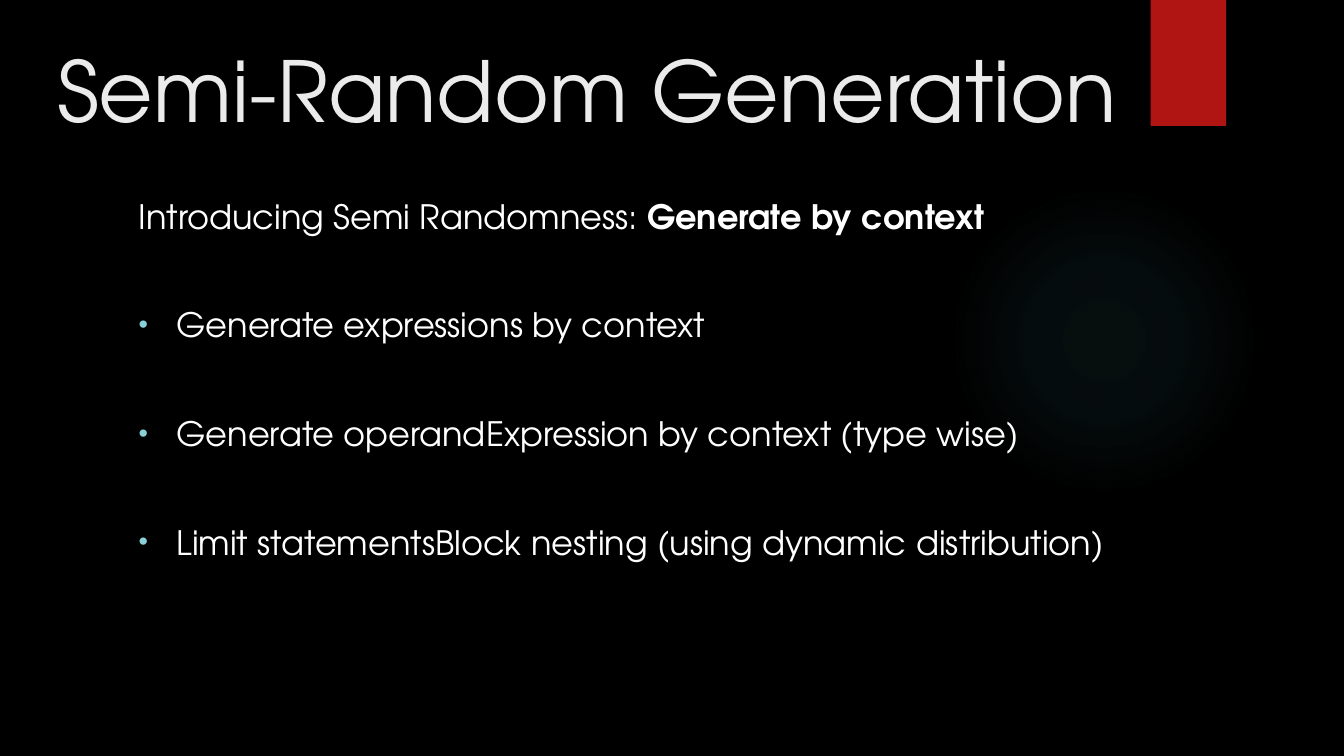
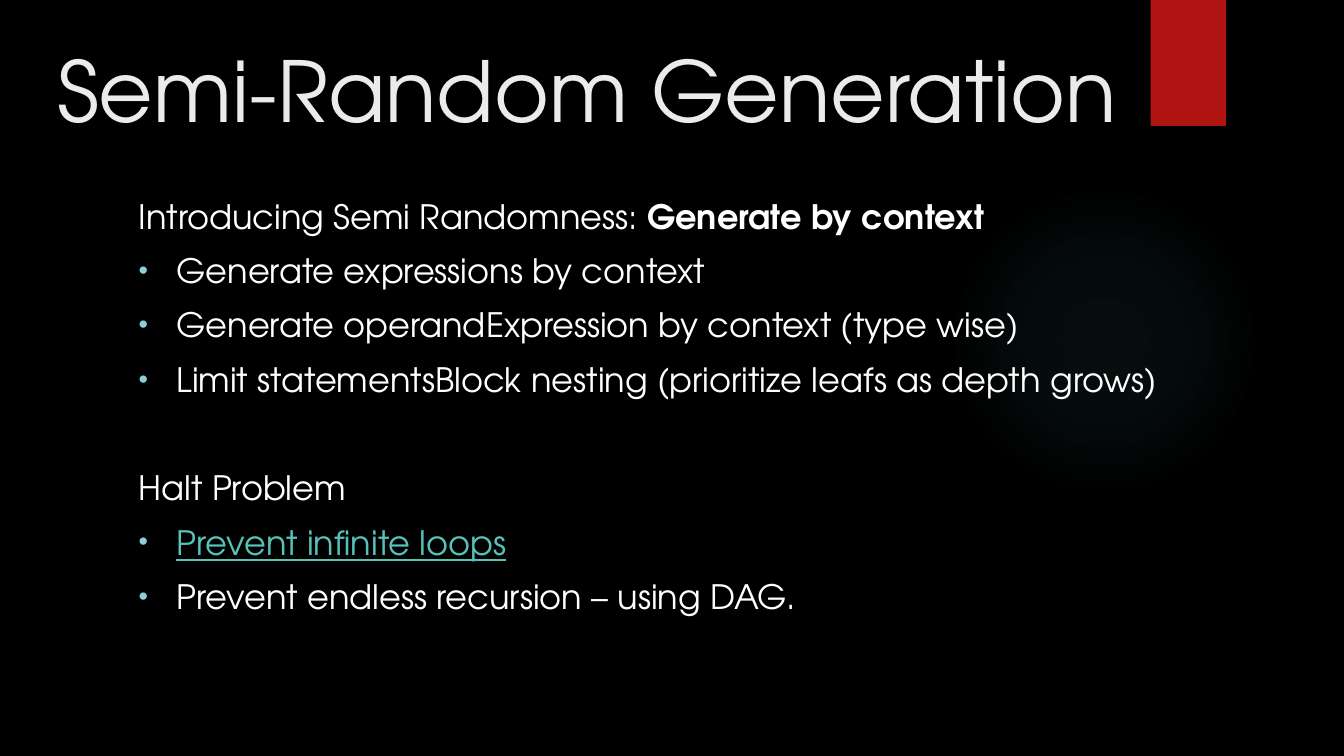
Before and after one commit to itzik-bd/jsfuzzer, a slide deck: slide 9 of misc/ppt/Final Presentation.pptx (slide 11 before the commit). Drawn at 1344x756 pixels with LibreOffice and Linux fonts; fonts in the diff are those of the drawing; background and template pictures are left out. Boxes give left, top, right and bottom in pixels: in the first picture for what was removed or moved away, otherwise in the second. Text is boxed around its words. In the diff, an @@ line names an element or a change of style, - is before the commit and + after.

```diff
--- a/misc/ppt/Final Presentation.pptx
+++ b/misc/ppt/Final Presentation.pptx
@@ text at (x1=139, y1=367, x2=1157, y2=617): text changed @@
-  • Limit statementsBlock nesting (using dynamic distribution)
+  • Limit statementsBlock nesting (prioritize leafs as depth grows)
+  Halt Problem
+  • Prevent infinite loops
+  • Prevent endless recursion – using DAG.
```
Also in this commit, not shown: 6 other slides changed, 4 slides added, 2 slides removed.
